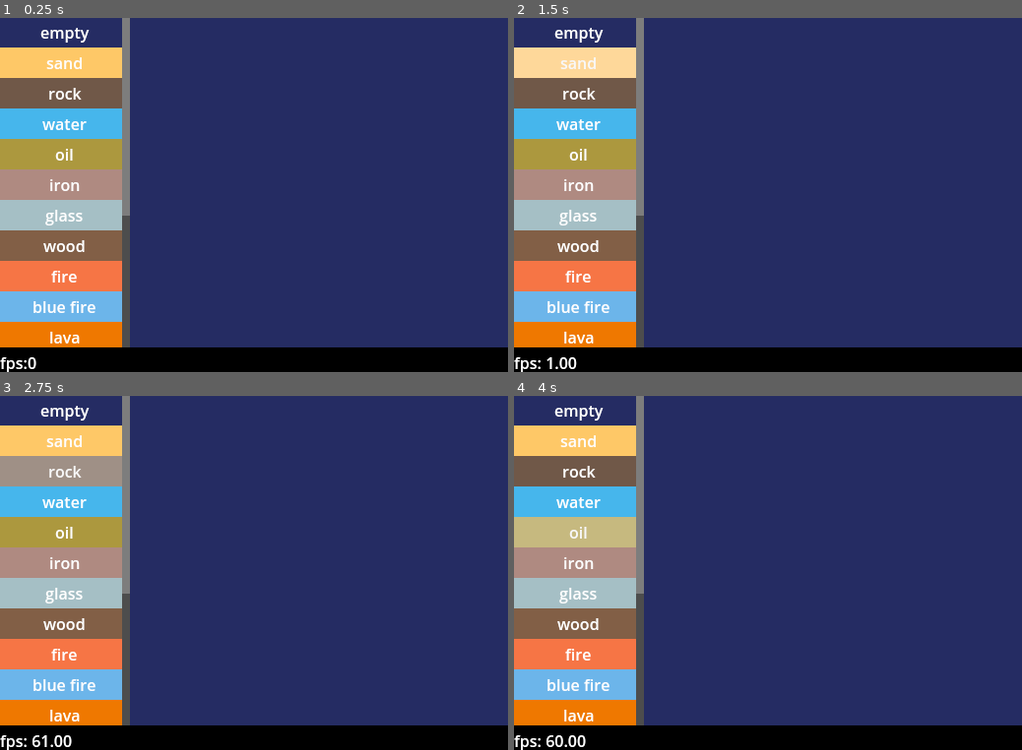
Above: before the commit, frames 1-4 (two rows, left to right).
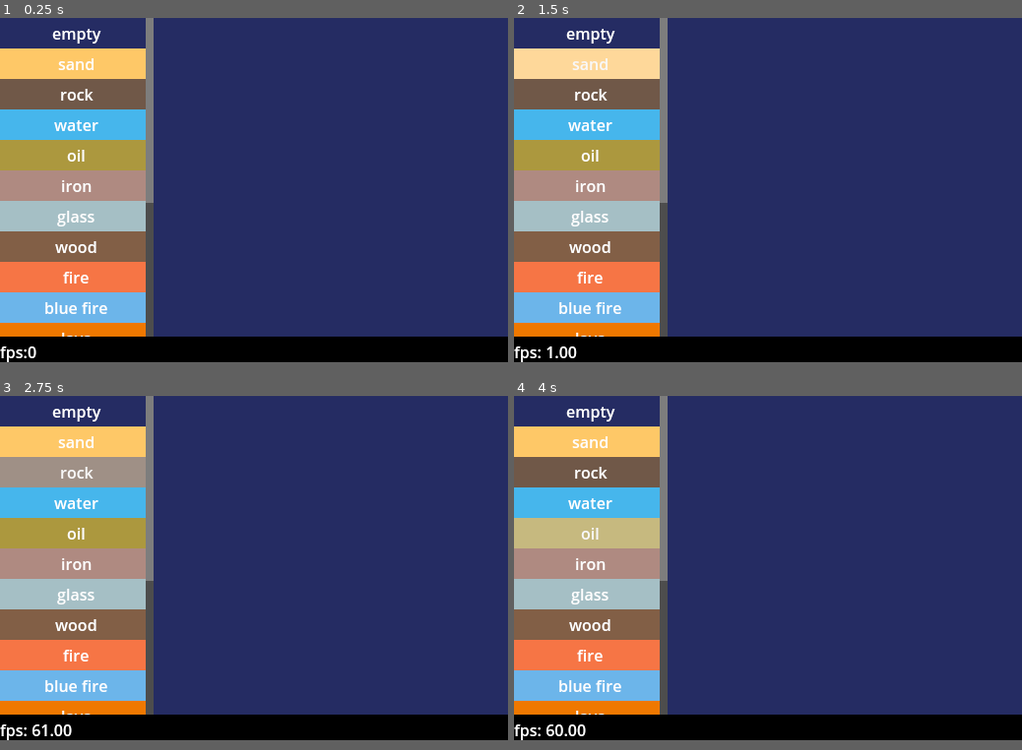
Above: after the commit, the same moments.

Repository: kiwijuice56/sand-spoon
Game: Godot game, scene res://main/main.tscn
Two runs of this game, one before a commit and one after it. Both use one fixed random seed, a clock stepped at 60 frames per second and the inputs below.
Inputs:
- Up to frame 1 (0.25 s): no input
- Up to frame 2 (1.5 s): click "empty" at 0.5 s; click "sand" at 1.25 s
- Up to frame 3 (2.75 s): click "rock" at 2 s
- Up to frame 4 (4 s): click "water" at 2.75 s; click "oil" at 3.5 s
In our replay, the window is 516x360 before the commit and 516x350 after it. These sizes can differ from the game's own. Grey fills any space a smaller window leaves; there, only what the larger window draws over its background counts as a difference.

The runs differ from the first frame. In frame 1, 11% of the frame differs, in the area x 0-100%, y 0-100%; in frame 2, 11%; in frame 3, 11%; in frame 4, 11%.

Commit message:
Reduced abandoned particles

Diff:
--- a/main/main.tscn
+++ b/main/main.tscn
@@ -80,18 +80,18 @@
 size_flags_vertical = 2
 texture = SubResource("ImageTexture_guoq1")
 script = ExtResource("1_7t74s")
-simulation_size = Vector2i(96, 84)
-simulation_scale = 4
+simulation_size = Vector2i(120, 108)
+simulation_scale = 3
 elements = Array[ExtResource("2_55j5a")]([ExtResource("4_oq8j5"), ExtResource("5_57l7a"), ExtResource("9_bp35h"), ExtRe …(443 unchanged characters)…
 chunk_size = 6
-random_awaken_chance = 0.125
+random_awaken_chance = 0.1
 debug_heat_gradient = SubResource("GradientTexture1D_hwk0e")
 
 [node name="Painter" type="Node" parent="VBoxContainer/HBoxContainer/Simulation" node_paths=PackedStringArray("sim", "selector")]
 script = ExtResource("3_3diiu")
 sim = NodePath("..")
 selector = NodePath("../../ElementSelector")
-brush_radius = 5
+brush_radius = 10
 line_step = 0.25
 powder_skip_proportion = 0.9
 
--- a/main/simulation/simulation.gd
+++ b/main/simulation/simulation.gd
@@ -120,7 +120,9 @@
 ## Advances the simulation.
 func _process(_delta: float) -> void:
 	should_awake_chunk.fill(0)
-	global_row_offset =  randi_range(-1, 1)
+	global_row_offset += 1
+	if global_row_offset > 1:
+		global_row_offset = -1
 
 	# Simulate the entire grid by giving threads a row of chunks to process.
 	# Alternate between odd/even rows in order to prevent access errors.
@@ -185,7 +187,7 @@
 
 		for i in range(chunk_row * simulation_size_chunk.x, (chunk_row + 1) * simulation_size_chunk.x):
 			chunk_temp_copy[i] = chunk_temp[i]
-			if alive_count[i] == 0 or (awake_chunk[i] == 0 and fast_randf() > random_awaken_chance):
+			if alive_count[i] == 0 or awake_chunk[i] == 0 and fast_randf() > random_awaken_chance:
 				continue
 			var row_offset: int = i / simulation_size_chunk.x * chunk_size + extra_offset
 			var col_offset: int = i % simulation_size_chunk.x * chunk_size
@@ -194,15 +196,13 @@
 			particle_order.shuffle()
 			for j in particle_order:
 				var row: int = j / chunk_size + row_offset
-				if row < 0:
+				if row < 0 or row >= simulation_size.y :
 					continue
-				if row >= simulation_size.y:
-					continue
-				processed += 1
 				var col: int = j % chunk_size + col_offset
 				var data: int = get_data(row, col)
 				chunk_avg_temp += Element.get_temperature(data)
 				elements[cell_id[row * simulation_size.x + col]].process(self, row, col, data)
+				processed += 1
 			if processed > 0:
 				chunk_temp_copy[i] = chunk_avg_temp / processed
 
--- a/project.godot
+++ b/project.godot
@@ -23,7 +23,7 @@
 [display]
 
 window/size/viewport_width=516
-window/size/viewport_height=360
+window/size/viewport_height=350
 window/stretch/mode="canvas_items"
 window/stretch/aspect="expand"
 window/vsync/vsync_mode=0
Not shown: 2 places in main/main.tscn that only renumber resources
